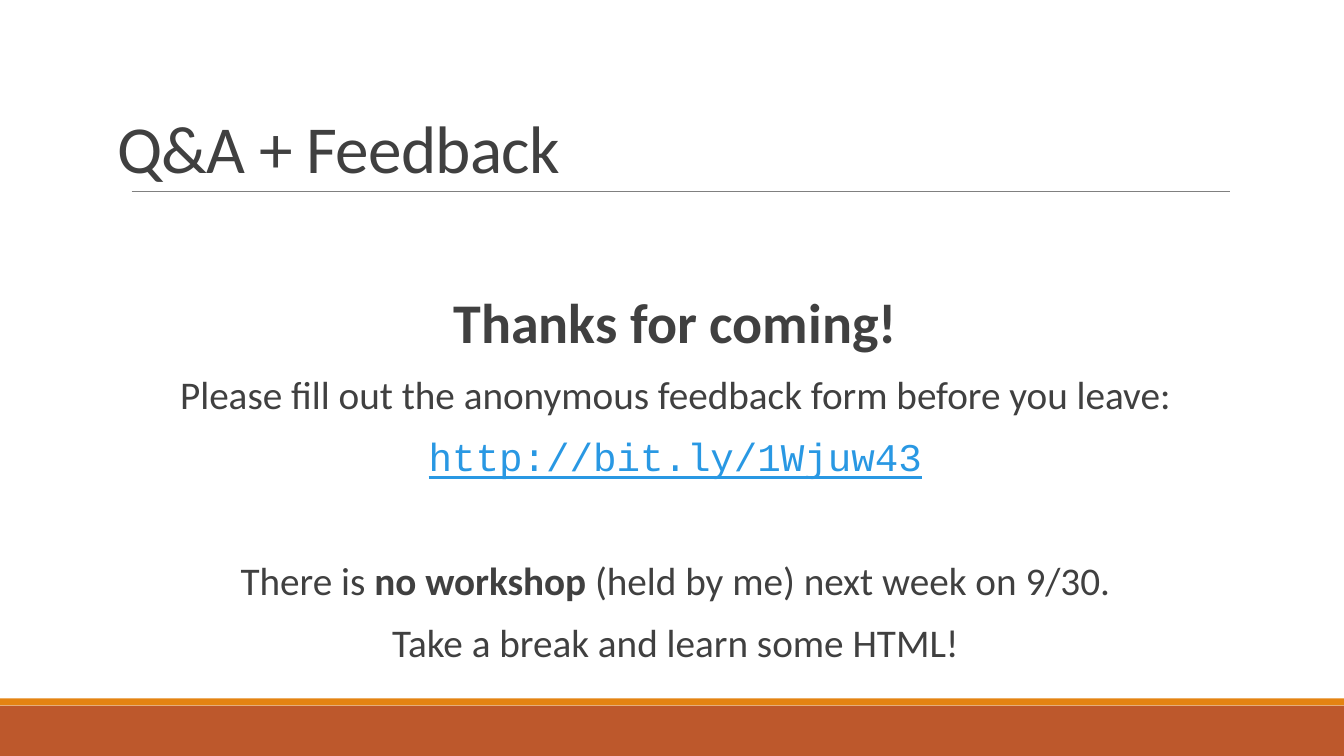
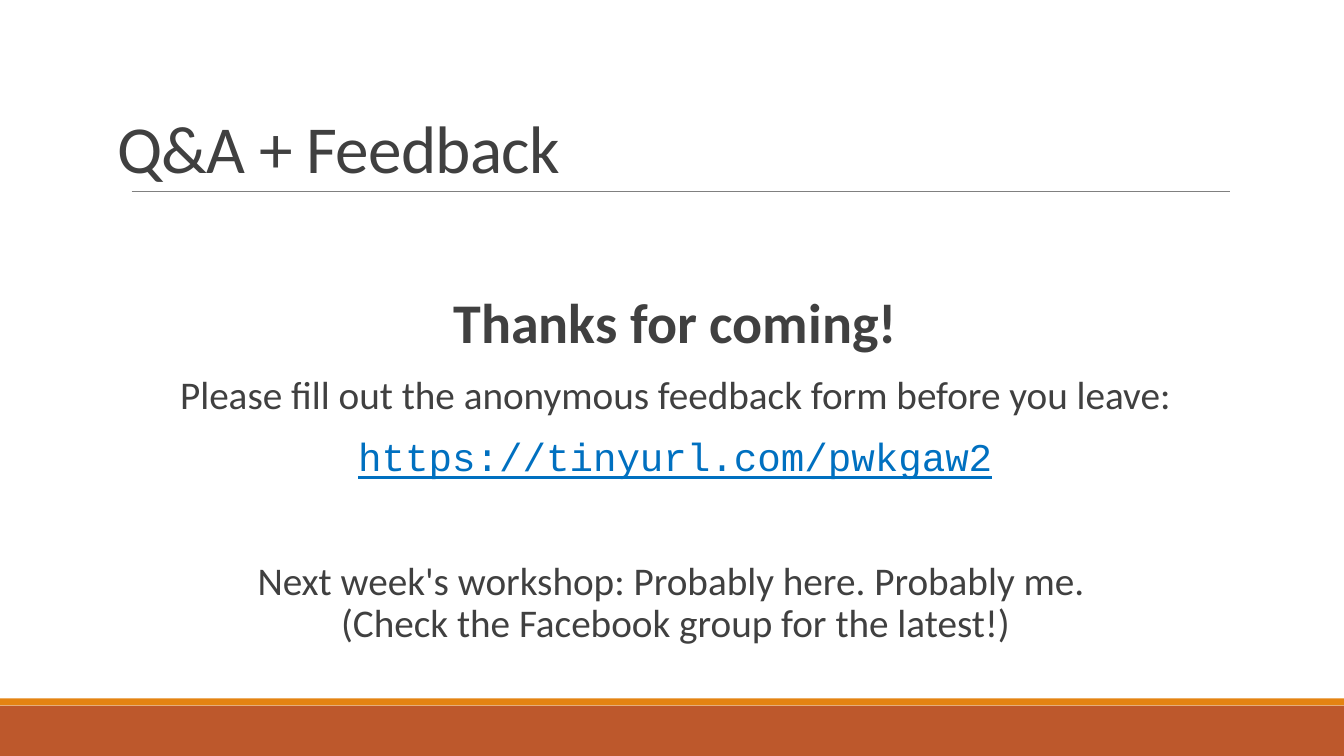
Before and after one commit to txcsmad/f15-web-beginner, a slide deck: slide 21 of Lesson3_Objects/Lesson3_objects.pptx (slide 6 before the commit). Drawn at 1344x756 pixels with LibreOffice and Linux fonts; fonts in the diff are those of the drawing. Boxes give left, top, right and bottom in pixels: in the first picture for what was removed or moved away, otherwise in the second. Text is boxed around its words. In the diff, an @@ line names an element or a change of style, - is before the commit and + after.

```diff
--- a/Lesson3_Objects/Lesson3_objects.pptx
+++ b/Lesson3_Objects/Lesson3_objects.pptx
@@ text at (x1=258, y1=443, x2=1085, y2=644): text changed @@
-http://bit.ly/1Wjuw43
-There is no workshop (held by me) next week on 9/30.
-Take a break and learn some HTML!
+https://tinyurl.com/pwkgaw2
+Next week's workshop: Probably here. Probably me.
+(Check the Facebook group for the latest!)
```
Also in this commit, not shown: 3 other slides changed, 15 slides added, 6 other files.
